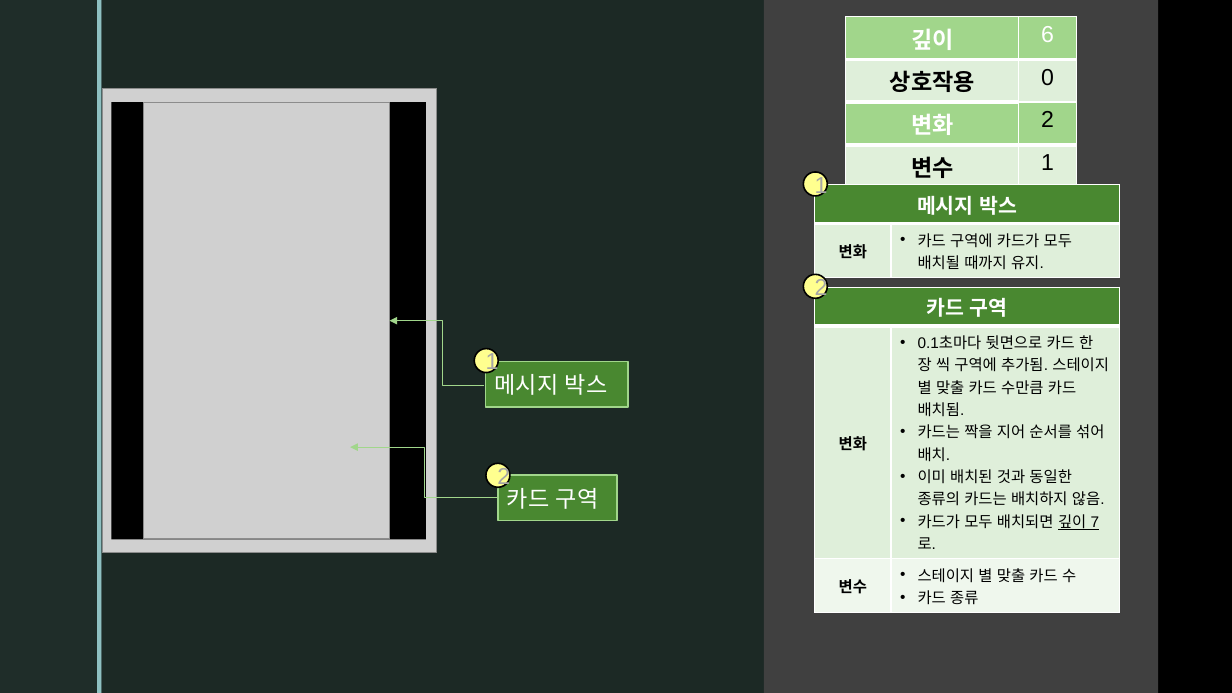
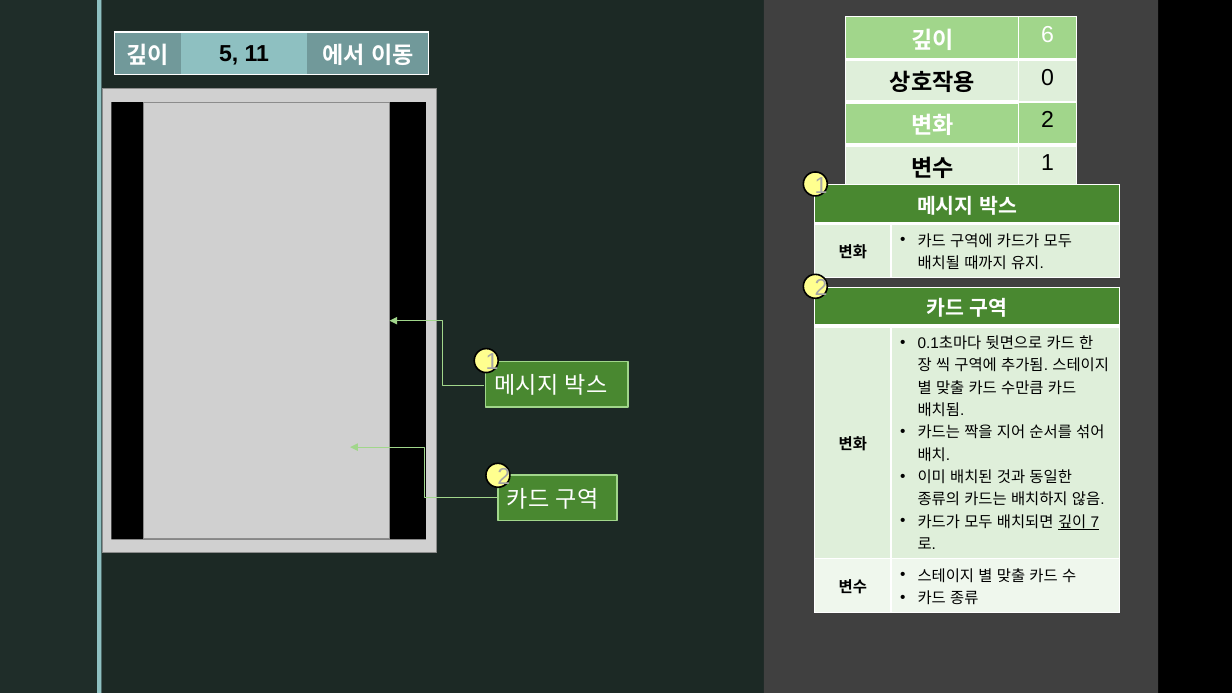
Before and after one commit to SanghunKwan/NinjaNMaching, a slide deck: slide 14 of NinjaNMatching UI.pptx. Drawn at 1232x693 pixels with LibreOffice and Linux fonts; fonts in the diff are those of the drawing; grey boxes stand for pictures; background and template pictures are left out. Boxes give left, top, right and bottom in pixels: in the first picture for what was removed or moved away, otherwise in the second. Text is boxed around its words. In the diff, an @@ line names an element or a change of style, - is before the commit and + after.

```diff
--- a/NinjaNMatching UI.pptx
+++ b/NinjaNMatching UI.pptx
@@ table added at bbox=[115, 31, 428, 69], 1 rows, 3 columns @@
+깊이 | 5, 11 | 에서 이동
```
Also in this commit, not shown: 11 other slides changed, 14 slides added.
